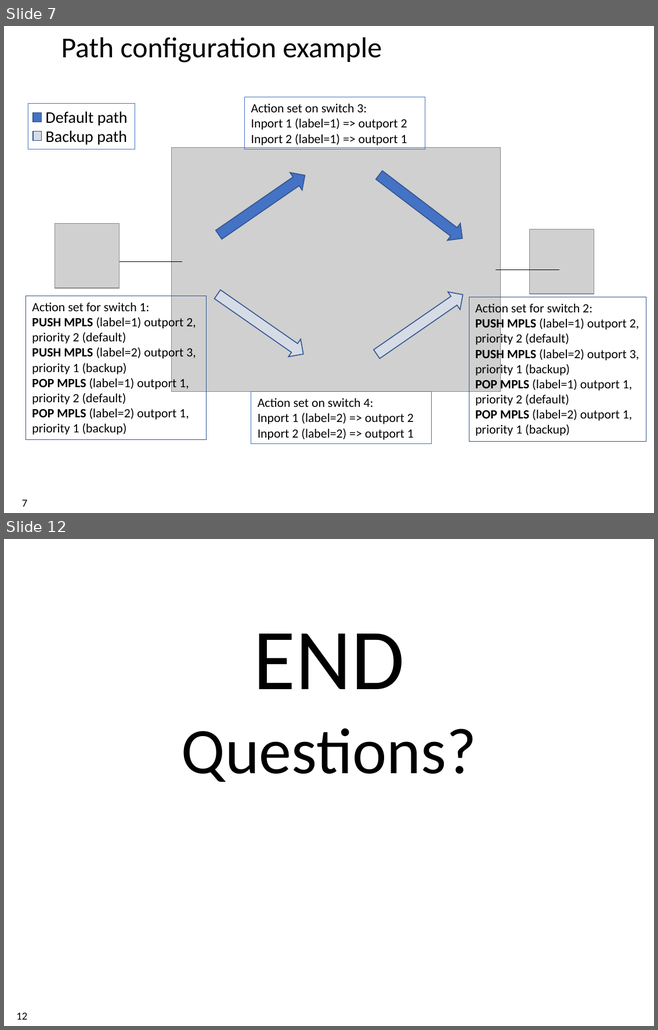
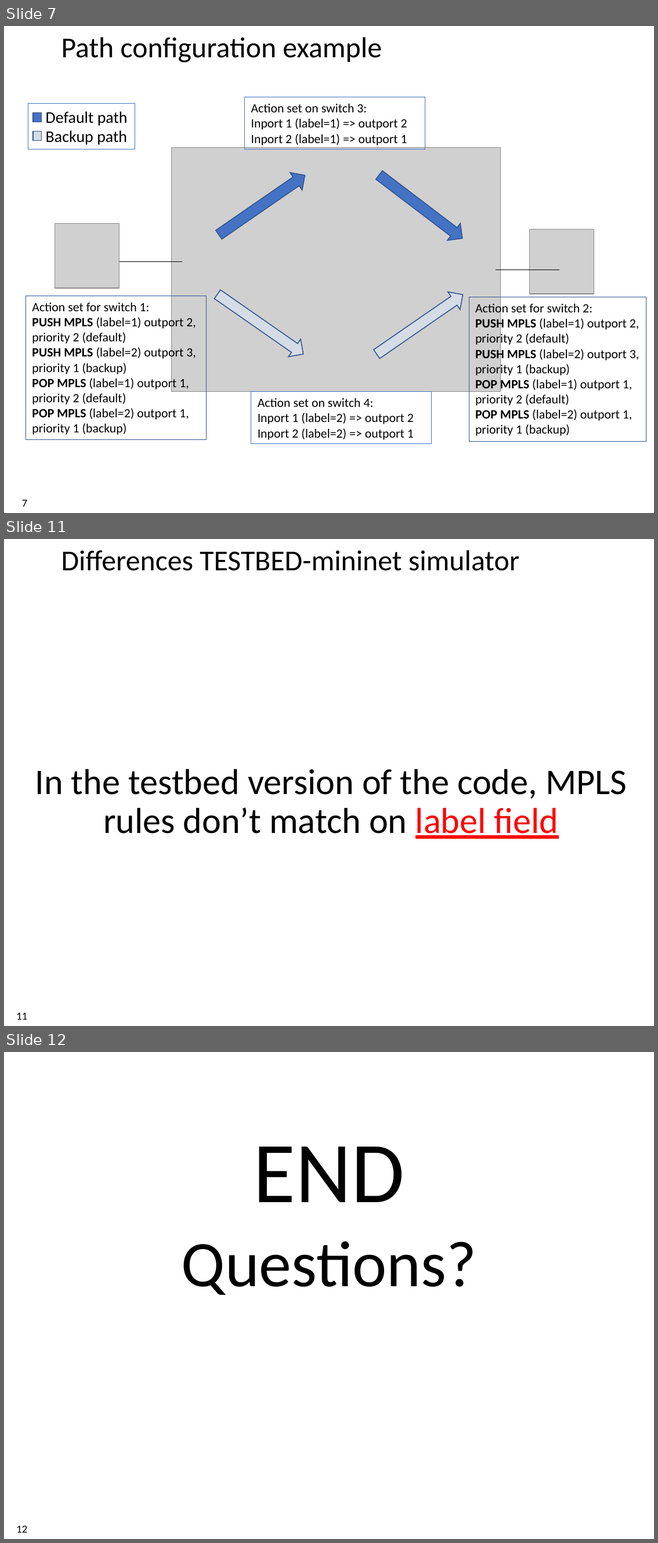
Before and after one commit to xdl907/switching-and-routing-project, a slide deck: template_project_exam__1_.pptx. Shown one above the other, each under a label of ours: slides 7 and 12 before the commit, slides 7, 11 and 12 after it; the slides between them are not shown. The pictures are 658x1030 and 658x1543 pixels, drawn with LibreOffice and Linux fonts; fonts in the diff are those of the drawing; grey boxes stand for pictures; background and template pictures are left out. Boxes give left, top, right and bottom in pixels: in the first picture for what was removed or moved away, otherwise in the second. Text is boxed around its words. In the diff, an @@ line names an element or a change of style, - is before the commit and + after.

```diff
--- a/template_project_exam__1_.pptx
+++ b/template_project_exam__1_.pptx
@@ slide 11 added at (4,539,654,1026), background #FFFFFF @@
@@ title added at (61,550,519,571), 32 pt, text #000000 @@
+Differences TESTBED-mininet simulator
@@ text added at (35,769,626,839), 40 pt, text #000000 @@
+In the testbed version of the code, MPLS rules don’t match on label field
@@ page number added at (16,1013,27,1020), 12 pt, text #000000 @@
+11
```
Also in this commit, not shown: 6 slides changed, 1 slide removed.
